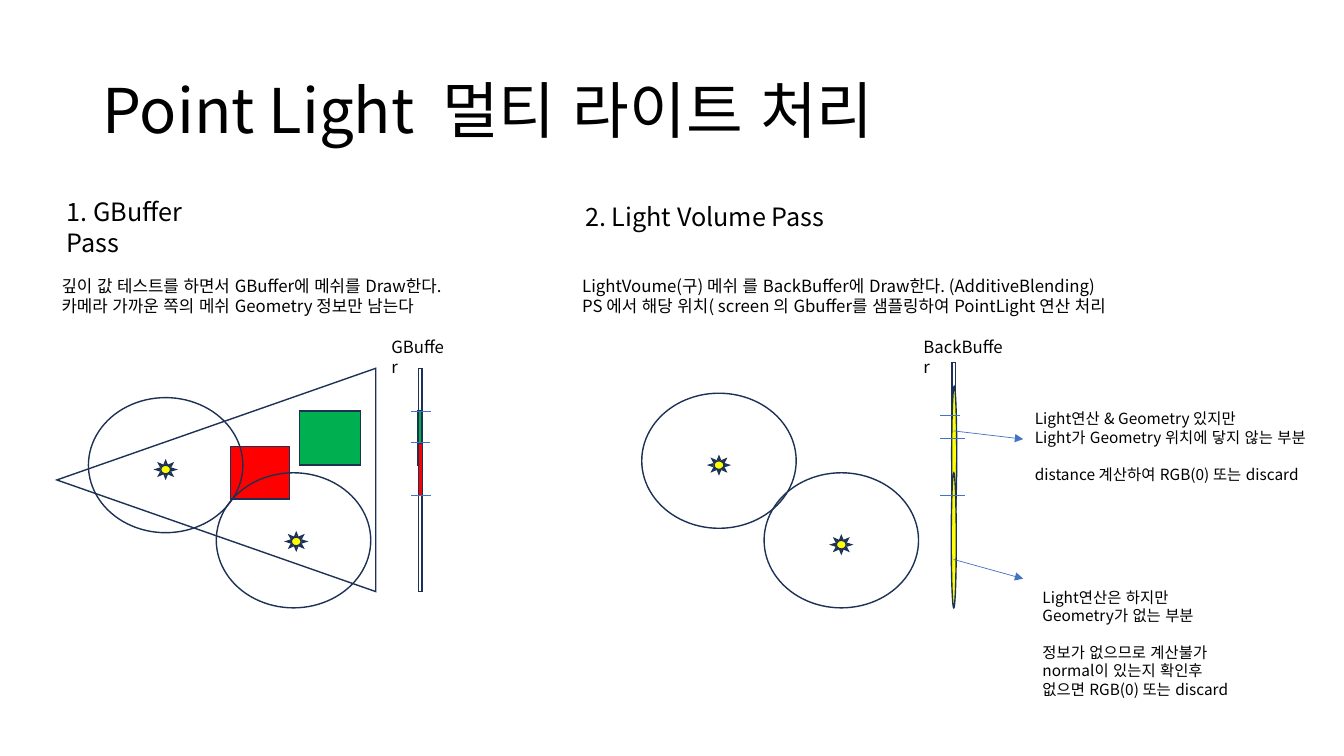
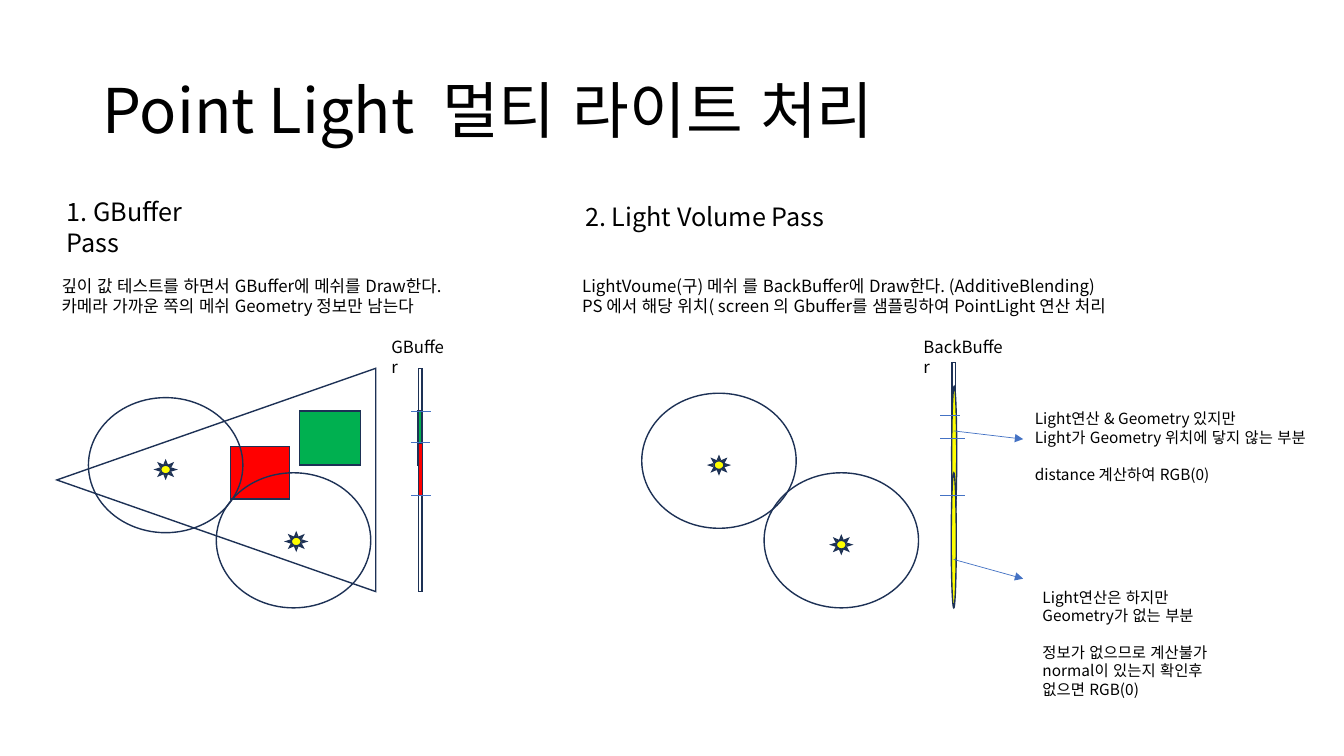
Before and after one commit to ldw9981/D3D11_Tutorial, a slide deck: slide 10 of Documents/디퍼드셰이딩.pptx. Drawn at 1344x756 pixels with LibreOffice and Linux fonts; fonts in the diff are those of the drawing. Boxes give left, top, right and bottom in pixels: in the first picture for what was removed or moved away, otherwise in the second. Text is boxed around its words. In the diff, an @@ line names an element or a change of style, - is before the commit and + after.

Commit message:
uipdate

```diff
--- a/Documents/디퍼드셰이딩.pptx
+++ b/Documents/디퍼드셰이딩.pptx
@@ text at box(1035, 467, 1210, 483): text changed @@
-distance 계산하여 RGB(0) 또는 discard
+distance 계산하여 RGB(0)
@@ text at box(1042, 682, 1139, 698): text changed @@
-없으면 RGB(0) 또는 discard
+없으면 RGB(0)
```
